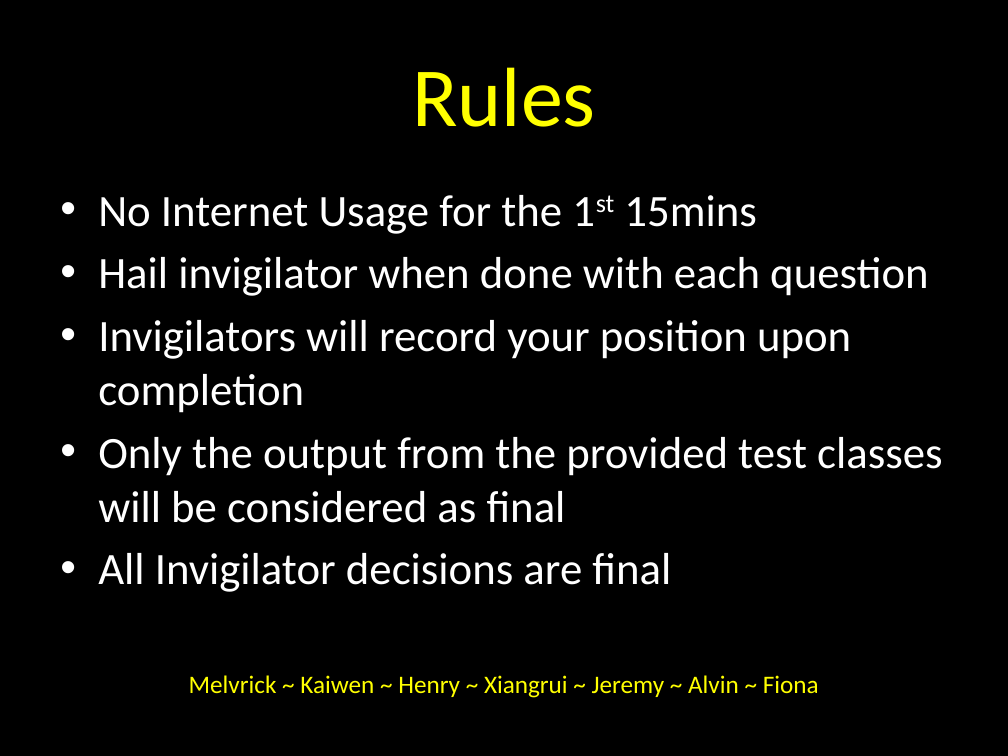
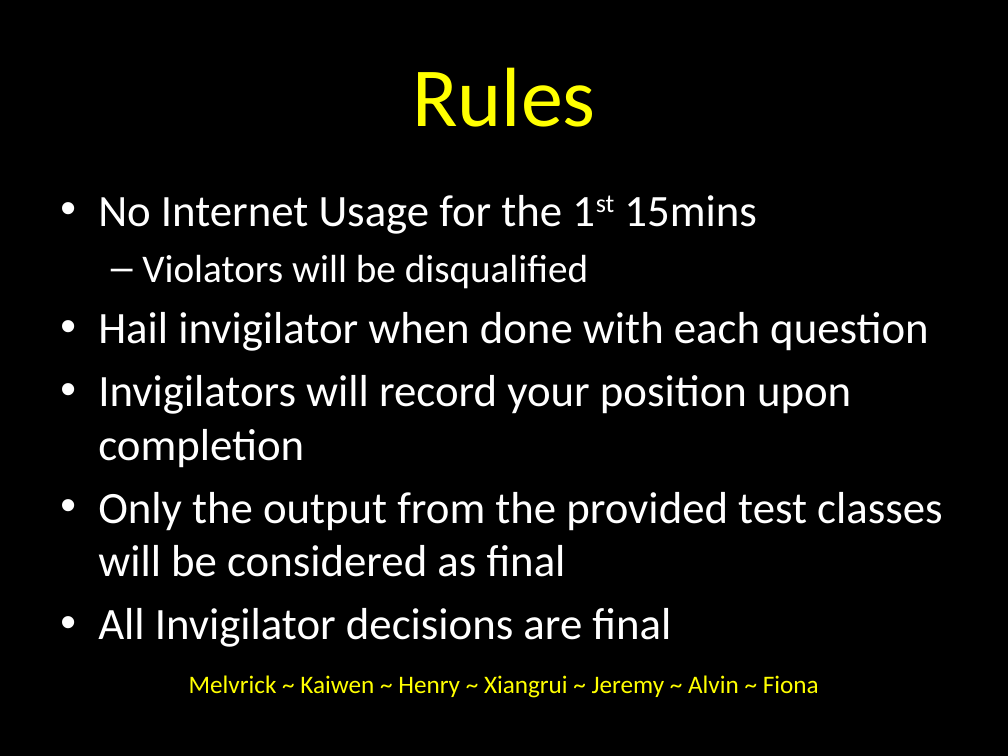
Before and after one commit to melvrickgoh/10.10, a slide deck: slide 2 of Drunken Preliminaries.pptx. Drawn at 1008x756 pixels with LibreOffice and Linux fonts; fonts in the diff are those of the drawing. Boxes give left, top, right and bottom in pixels: in the first picture for what was removed or moved away, otherwise in the second. Text is boxed around its words. In the diff, an @@ line names an element or a change of style, - is before the commit and + after.

```diff
--- a/Drunken Preliminaries.pptx
+++ b/Drunken Preliminaries.pptx
@@ text at (x1=142, y1=254, x2=588, y2=289): paragraph added @@
+  – Violators will be disqualified
```
Also in this commit, not shown: 1 other slide changed, 5 other files.
